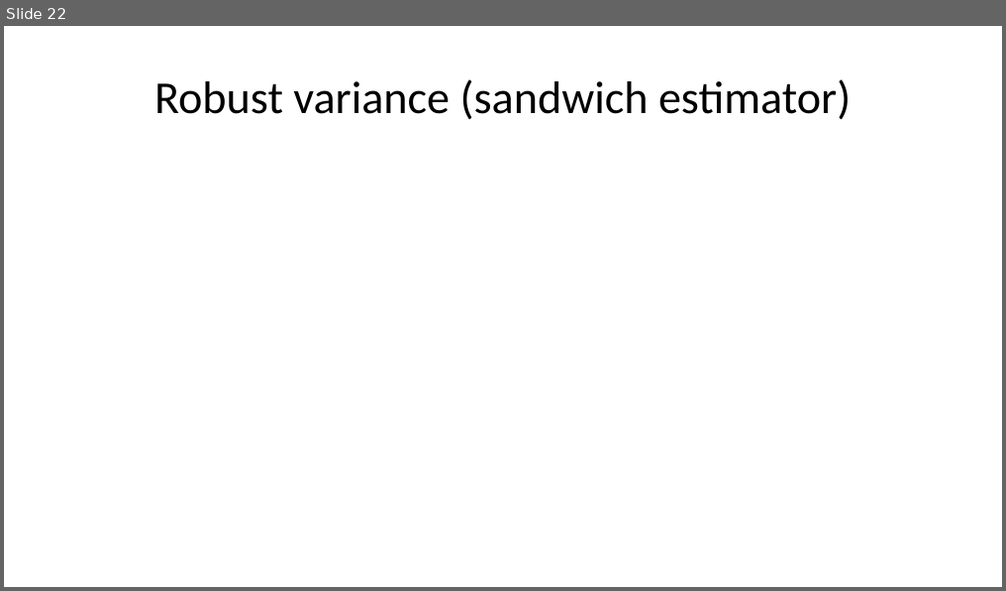
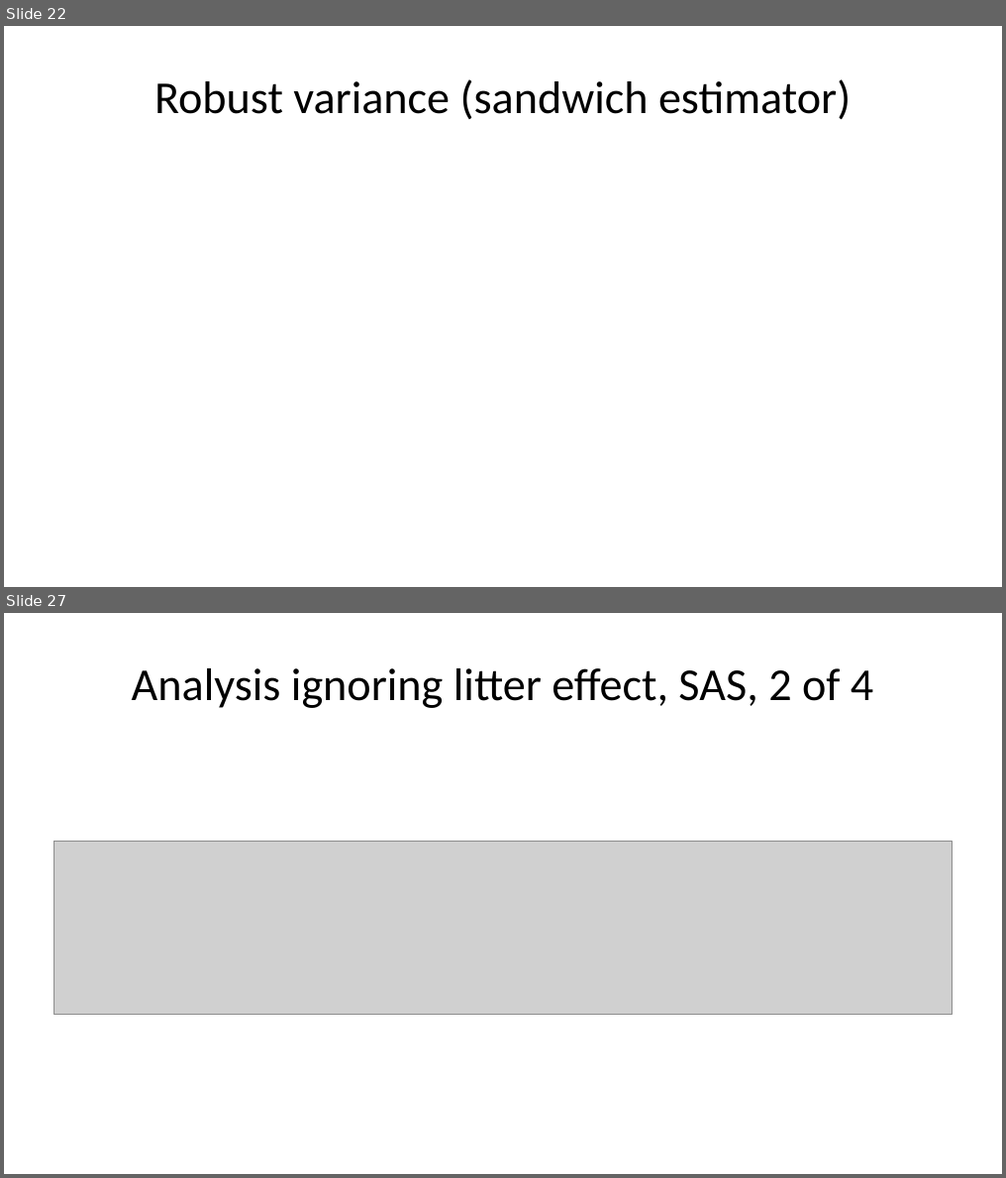
Before and after one commit to pmean/talks, a slide deck: frailty/frailty.pptx. Shown one above the other, each under a label of ours: slide 22 before the commit, slides 22 and 27 after it; the slides between them are not shown. The pictures are 1006x591 and 1006x1178 pixels, drawn with LibreOffice and Linux fonts; fonts in the diff are those of the drawing; grey boxes stand for pictures. Boxes give left, top, right and bottom in pixels: in the first picture for what was removed or moved away, otherwise in the second. Text is boxed around its words. In the diff, an @@ line names an element or a change of style, - is before the commit and + after.

```diff
--- a/frailty/frailty.pptx
+++ b/frailty/frailty.pptx
@@ slide 27 added at box(4, 613, 1002, 1174), background #FFFFFF @@
@@ title added at box(132, 668, 873, 708), 33 pt, text #000000 @@
+Analysis ignoring litter effect, SAS, 2 of 4
@@ picture added at box(54, 842, 952, 1015) @@
```
Also in this commit, not shown: 27 other slides added, 14 other files.
